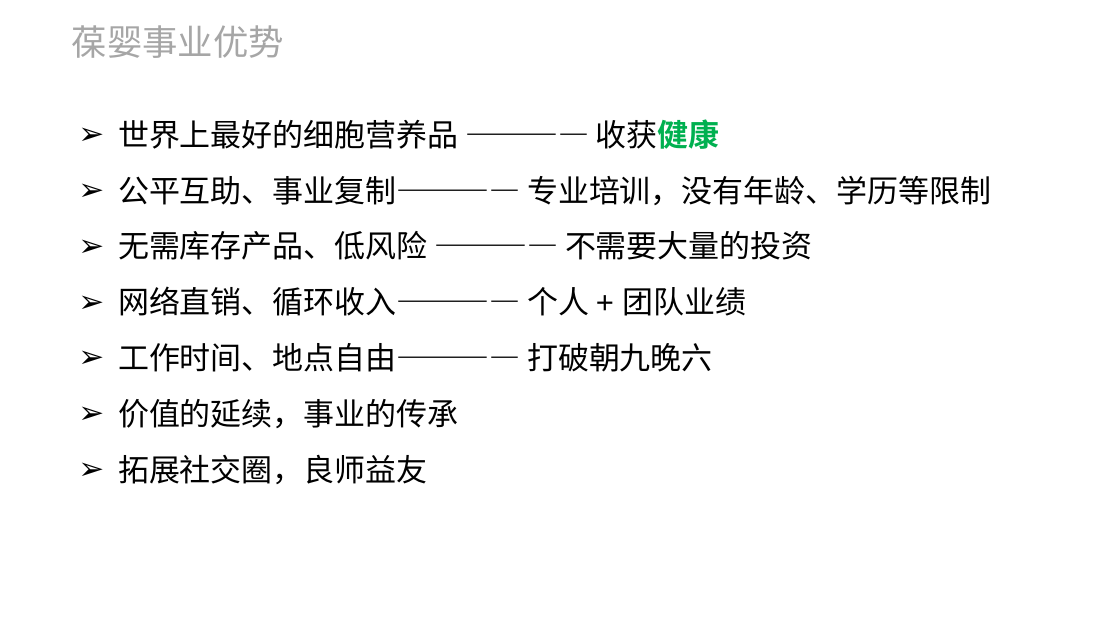
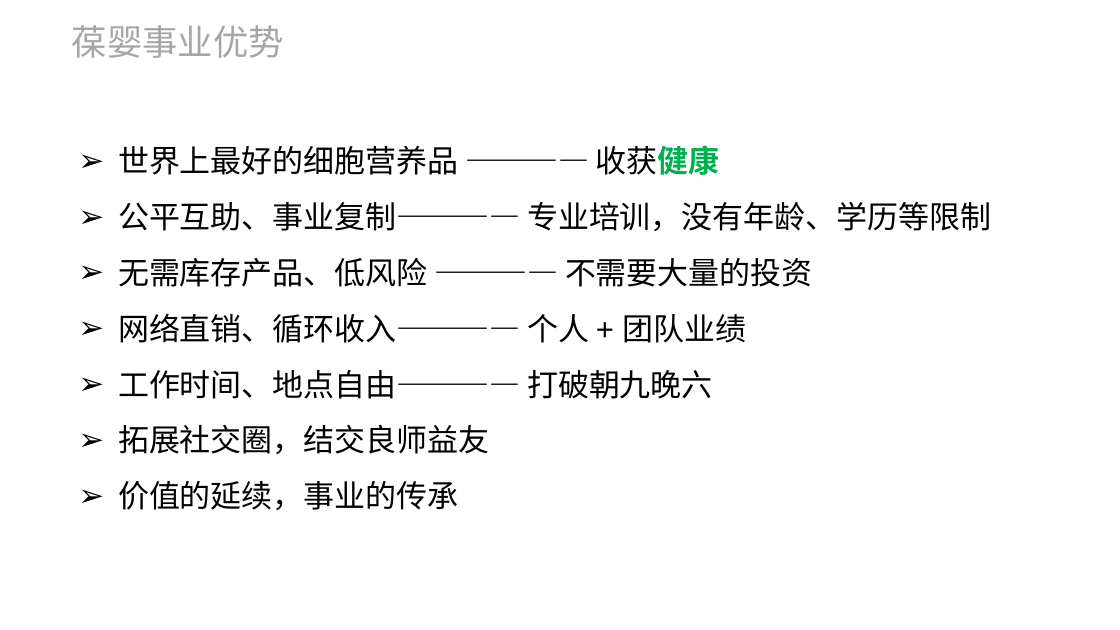
Before and after one commit to ForeverBadBoy/gradle-rabbitmq, a slide deck: slide 10 of src/main/resources/自我介绍.pptx. Drawn at 1120x630 pixels with LibreOffice and Linux fonts; fonts in the diff are those of the drawing. Boxes give left, top, right and bottom in pixels: in the first picture for what was removed or moved away, otherwise in the second. Text is boxed around its words. In the diff, an @@ line names an element or a change of style, - is before the commit and + after.

Commit message:
modify ppt 1205-01

```diff
--- a/src/main/resources/自我介绍.pptx
+++ b/src/main/resources/自我介绍.pptx
@@ text "世界上最好的细胞营养品 ———— 收获健康": place and size @@
-text "世界上最好的细胞营养品 ———— 收获健康" at [118,119,991,484]
+text "世界上最好的细胞营养品 ———— 收获健康" at [118,145,991,510]
@@ text at [118,424,489,454]: paragraph added @@
+➢ 拓展社交圈，结交良师益友
@@ text at [118,454,427,484]: paragraph removed @@
-➢ 拓展社交圈，良师益友
```
Also in this commit, not shown: 1 other slide changed.
